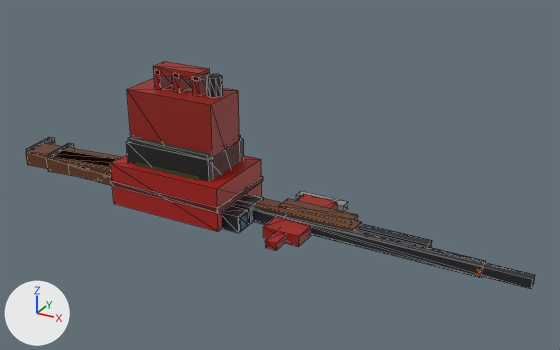
The glTF model assets/models/items.glb: old version first, new version second.
Camera for both pictures: a 50 mm lens placed at (1.152, -1.57, 0.925), pointed at (0.26, 0.052, 0.114). The axes (+X, +Y, +Z) are drawn at lower left. The lights are the same throughout. The picture after the commit comes second. Mesh edges are drawn as thin lines on the coarser meshes.

Before the edit, the objects in view are built like this:
```python
me_item_battery = bpy.data.meshes.new('ITEM_Battery')
me_item_battery.from_pydata(...)  # a box spanning x -0.13..0.13, y -0.085..0.085, z 0.0..0.18; a box spanning x -0.125..0.125, y -0.08..0.08, z 0.179..0.191; a box spanning x -0.07..0.07, y 0.084..0.088, z 0.07..0.13; an 8-sided cylinder along z spanning x 0.065..0.095, y 0.015..0.045, z 0.19..0.215; an 8-sided cylinder along z spanning x -0.095..-0.065, y 0.015..0.045, z 0.19..0.215
me_item_battery.materials.append(mat_flat)
me_item_medkit = bpy.data.meshes.new('ITEM_Medkit')
me_item_medkit.from_pydata(...)  # a box spanning x -0.17..0.17, y -0.11..0.11, z 0.0..0.12; a box spanning x -0.173..0.173, y -0.113..0.113, z 0.055..0.069; a box spanning x -0.065..0.065, y -0.02..0.02, z 0.12..0.128; a box spanning x -0.02..0.02, y -0.065..0.065, z 0.12..0.128; a box spanning x -0.067..-0.052, y 0.11..0.15, z 0.064..0.079; a box spanning x 0.052..0.067, y 0.11..0.15, z 0.064..0.079; a box spanning x -0.068..0.068, y 0.143..0.157, z 0.062..0.082
me_item_medkit.materials.append(mat_flat)
me_item_shotgun = bpy.data.meshes.new('ITEM_Shotgun')
me_item_shotgun.from_pydata(...)  # 72 vertices, 108 faces; spans x -0.511..0.82, y -0.04..0.091, z -0.001..0.049
me_item_shotgun.materials.append(mat_flat)
ob_item_battery = bpy.data.objects.new('ITEM_Battery', me_item_battery)
ob_item_battery.location = (0.0, 0.0, 0.0)
ob_item_medkit = bpy.data.objects.new('ITEM_Medkit', me_item_medkit)
ob_item_medkit.location = (0.0, 0.0, 0.0)
ob_item_shotgun = bpy.data.objects.new('ITEM_Shotgun', me_item_shotgun)
ob_item_shotgun.location = (0.0, 0.0, 0.0)
# also in view: 'ITEM_Rifle' at (0.165, 0.004, 0.024); 'ITEM_Fuel' at (0.0, 0.001, 0.19); 'ITEM_Axe' at (0.0, 0.008, 0.02)
```
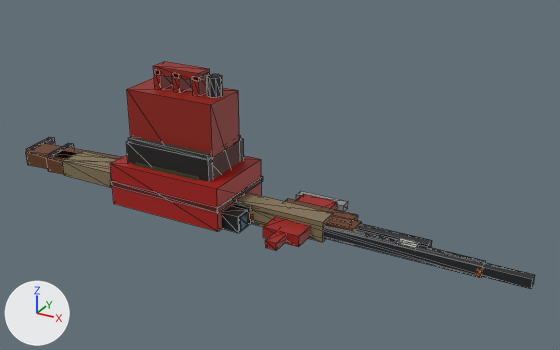
Pixel boxes [x1, y1, x2, y2] of what changed, in the pictures (560 x 350 px):
'ITEM_AssaultRifle', added (mostly hidden)
    after: [62, 151, 420, 248]
'ITEM_Smg', added (mostly hidden)
    after: [248, 214, 253, 220]

What changed in the scene script:
```text
Add me_item_smg:
    me_item_smg.from_pydata(...)  # 80 vertices, 120 faces; spans x -0.13..0.335, y -0.044..0.182, z -0.001..0.045
    me_item_smg.materials.append(mat_flat)
Add me_item_assaultrifle:
    me_item_assaultrifle.from_pydata(...)  # 96 vertices, 144 faces; spans x -0.42..0.66, y -0.07..0.212, z -0.002..0.054
    me_item_assaultrifle.materials.append(mat_flat)
Add ob_item_smg:
    ob_item_smg = bpy.data.objects.new('ITEM_Smg', me_item_smg)
    ob_item_smg.location = (0.0, 0.0, 0.0)
Add ob_item_assaultrifle:
    ob_item_assaultrifle = bpy.data.objects.new('ITEM_AssaultRifle', me_item_assaultrifle)
    ob_item_assaultrifle.location = (0.0, 0.0, 0.0)
```
